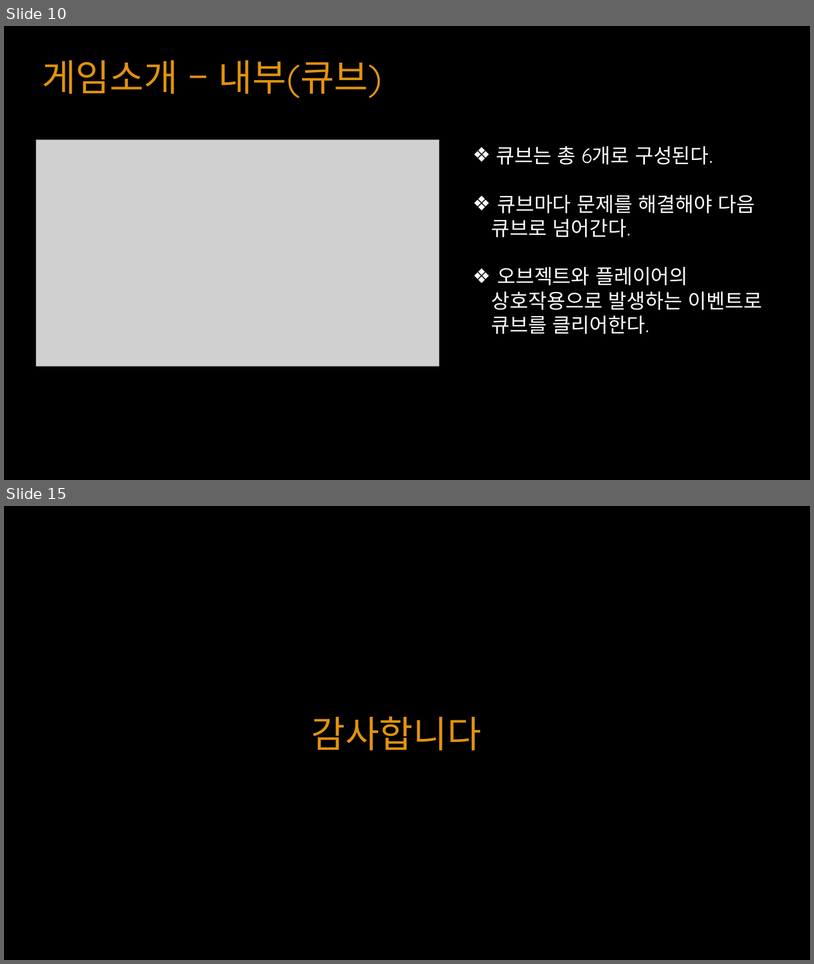
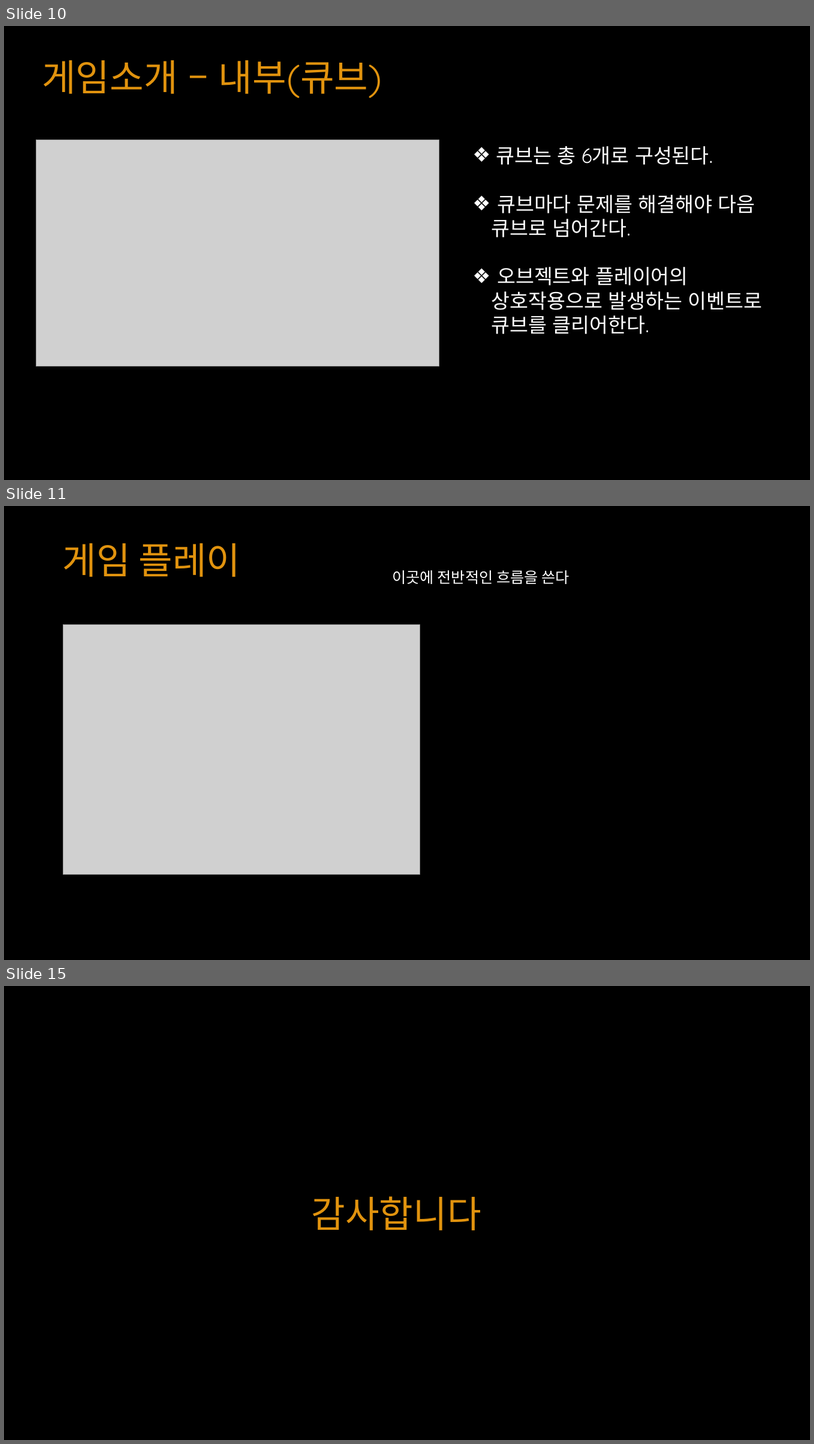
Before and after one commit to YKTeam/Room503, a slide deck: Document/Escape Cube(가제) ppt.pptx. Shown one above the other, each under a label of ours: slides 10 and 15 before the commit, slides 10, 11 and 15 after it; the slides between them are not shown. The pictures are 814x964 and 814x1444 pixels, drawn with LibreOffice and Linux fonts; fonts in the diff are those of the drawing; grey boxes stand for pictures. Boxes give left, top, right and bottom in pixels: in the first picture for what was removed or moved away, otherwise in the second. Text is boxed around its words. In the diff, an @@ line names an element or a change of style, - is before the commit and + after.

```diff
--- a/Document/Escape Cube(가제) ppt.pptx
+++ b/Document/Escape Cube(가제) ppt.pptx
@@ slide 11 added at [4, 506, 810, 960], background #000000 @@
@@ text added at [62, 543, 241, 577], 44 pt, text #E1930E @@
+게임 플레이
@@ text added at [393, 570, 569, 584], 18 pt, text #FFFFFF @@
+이곳에 전반적인 흐름을 쓴다
@@ picture added at [63, 625, 420, 874] @@
```
Also in this commit, not shown: 8 slides changed, 1 other slide added, 2 slides removed.
